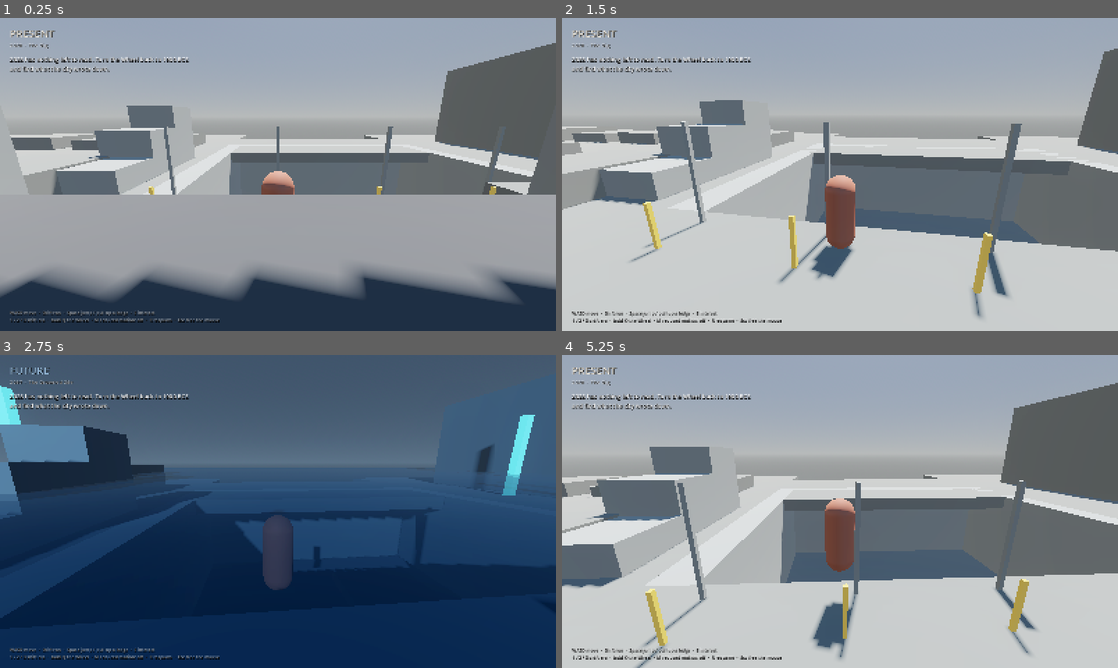
Above: before the commit, frames 1-4 (two rows, left to right).
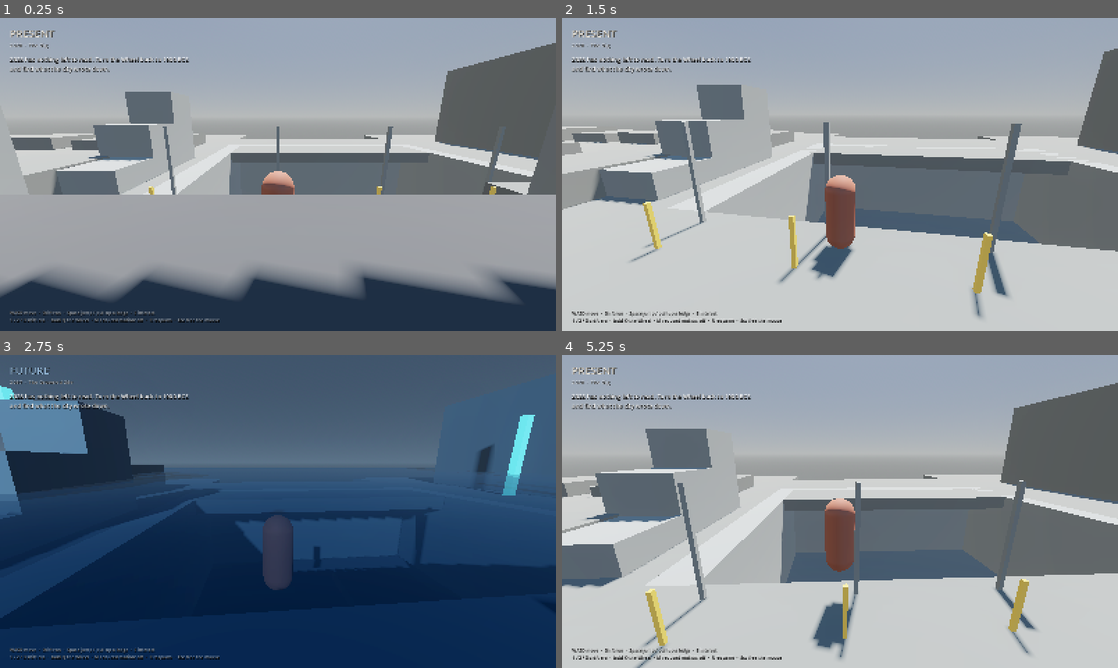
Above: after the commit, the same moments.

Repository: NatchsolutionsAdmin/Kaalchakra
Game: Godot game, scene res://scenes/Main.tscn
Same seed, same stepped clock (60 frames per second), same inputs: the game is played once before the commit and once after it.
Inputs (mouse positions are in pixels of both pictures, inside the frame that each line leads up to):
- Up to frame 1 (0.25 s): no input
- Up to frame 2 (1.5 s): move the mouse to (867, 174) at 0.52 s; hold E (interact) 0.53-1.28 s; hold W (move_forward) from 0.53 s (still down); tap Space (jump) at 0.77, 0.8, 1.07, 1.35 s; move the mouse to (812, 174) at 1.27 s
- Up to frame 3 (2.75 s): keep holding W (move_forward); tap Space (jump) at 1.52, 1.82, 2.3 s; tap E (interact) at 1.55 s; move the mouse to (289, 505) at 2.02 s; tap 3 (era_future) at 2.1 s
- Up to frame 4 (5.25 s): keep holding W (move_forward); move the mouse to (834, 517) at 2.77 s; tap 1 (era_past) at 2.85 s; tap Space (jump) at 3.02, 3.32, 3.77, 3.8, 4.07, 4.52, 4.82 s; tap E (interact) at 3.05, 4.35 s; move the mouse to (878, 514) at 3.52 s; tap 2 (era_present) at 3.6 s; tap R (respawn) at 4.15 s; move the mouse to (795, 508) at 4.27 s; move the mouse to (845, 511) at 5.02 s; hold Shift (sprint) from 5.03 s (still down)

The runs differ from the first frame. In frame 1, 0.6% of the frame differs, in the area x 16-32%, y 23-46%; in frame 2, 0.7%; in frame 3, 2.1%, in the area x 0-40%, y 14-50%; in frame 4, 1.3%.

Commit message:
Fix the ledge climb hijacking ordinary jumps and reading as a teleport
Two bugs Prabhjot hit straight away:

Jumping anywhere near a step would trigger the pull-up instead of a jump and
snap him somewhere he never aimed for. The pull-up fired on the jump key from
the ground, and its reach was 0.35-1.7 m — the reservoir steps are 1.4 m, so
it caught essentially every jump on the stairs.

And when it did fire it slid him diagonally through the corner in a single
tween, which is why it looked like teleporting rather than climbing.

Now:
  * Jump is always just a jump. It never becomes something else.
  * The pull-up is a mid-air recovery — she has to be airborne, no longer
    rising, and moving into the wall. Because the reach is measured from her
    feet mid-flight, it can only fire when she is genuinely short of the
    ledge, and stays out of the way when she would have cleared it anyway.
  * Reach starts at 0.85 m and ends at 2.4 m, above the ~1.5 m she can jump.
  * The motion is two phases, straight up the face then over the lip.
  * The landing spot is tested for clearance first, so she can never be pulled
    into geometry or onto a step further up the flight.

The ledge stack east of the basin now teaches both verbs: 1.1 m is a hop,
then 1.8 m and 2.0 m can only be taken by pulling up.

Three new regression tests cover all of it, including jumping on the
reservoir steps specifically.

Diff:
--- a/game/scenes/locations/NorthGate.tscn
+++ b/game/scenes/locations/NorthGate.tscn
@@ -151,16 +151,16 @@
 material = ExtResource("ext_5")
 
 [node name="LedgeB" type="CSGBox3D" parent="Past"]
-transform = Transform3D(1, 0, 0, 0, 1, 0, 0, 0, 1, 8.5, 1.3, -17)
-size = Vector3(3, 2.6, 3)
+transform = Transform3D(1, 0, 0, 0, 1, 0, 0, 0, 1, 8.5, 1.45, -17)
+size = Vector3(3, 2.9, 3)
 use_collision = true
 collision_layer = 2
 collision_mask = 0
 material = ExtResource("ext_5")
 
 [node name="LedgeC" type="CSGBox3D" parent="Past"]
-transform = Transform3D(1, 0, 0, 0, 1, 0, 0, 0, 1, 8.5, 2, -14)
-size = Vector3(3, 4, 3)
+transform = Transform3D(1, 0, 0, 0, 1, 0, 0, 0, 1, 8.5, 2.45, -14)
+size = Vector3(3, 4.9, 3)
 use_collision = true
 collision_layer = 2
 collision_mask = 0
@@ -552,16 +552,16 @@
 material = ExtResource("ext_9")
 
 [node name="LedgeB" type="CSGBox3D" parent="Present"]
-transform = Transform3D(1, 0, 0, 0, 1, 0, 0, 0, 1, 8.5, 1.3, -17)
-size = Vector3(3, 2.6, 3)
+transform = Transform3D(1, 0, 0, 0, 1, 0, 0, 0, 1, 8.5, 1.45, -17)
+size = Vector3(3, 2.9, 3)
 use_collision = true
 collision_layer = 4
 collision_mask = 0
 material = ExtResource("ext_9")
 
 [node name="LedgeC" type="CSGBox3D" parent="Present"]
-transform = Transform3D(1, 0, 0, 0, 1, 0, 0, 0, 1, 8.5, 2, -14)
-size = Vector3(3, 4, 3)
+transform = Transform3D(1, 0, 0, 0, 1, 0, 0, 0, 1, 8.5, 2.45, -14)
+size = Vector3(3, 4.9, 3)
 use_collision = true
 collision_layer = 4
 collision_mask = 0
@@ -964,16 +964,16 @@
 material = ExtResource("ext_13")
 
 [node name="LedgeB" type="CSGBox3D" parent="Future"]
-transform = Transform3D(1, 0, 0, 0, 1, 0, 0, 0, 1, 8.5, 1.3, -17)
-size = Vector3(3, 2.6, 3)
+transform = Transform3D(1, 0, 0, 0, 1, 0, 0, 0, 1, 8.5, 1.45, -17)
+size = Vector3(3, 2.9, 3)
 use_collision = true
 collision_layer = 8
 collision_mask = 0
 material = ExtResource("ext_13")
 
 [node name="LedgeC" type="CSGBox3D" parent="Future"]
-transform = Transform3D(1, 0, 0, 0, 1, 0, 0, 0, 1, 8.5, 2, -14)
-size = Vector3(3, 4, 3)
+transform = Transform3D(1, 0, 0, 0, 1, 0, 0, 0, 1, 8.5, 2.45, -14)
+size = Vector3(3, 4.9, 3)
 use_collision = true
 collision_layer = 8
 collision_mask = 0
--- a/game/scripts/dev/smoke_test.gd
+++ b/game/scripts/dev/smoke_test.gd
@@ -153,21 +153,84 @@
 		"y %.2f -> %.2f" % [standing, player.global_position.y])
 	await _settle(40)
 
-	print("\n-- the ledge climb --")
+	print("\n-- jumping next to a step stays a jump --")
+	# The bug: the pull-up used to fire on any ground jump near a 1.4 m step
+	# and slide her somewhere she never aimed for.
 	var model := player.get("model") as Node3D
+	var pivot := player.get("cam_pivot") as Node3D
+	pivot.rotation.y = PI
 	player.global_position = Vector3(8.5, 0.1, -22.0)
 	player.velocity = Vector3.ZERO
 	player.set("_facing", PI)
 	model.rotation.y = PI
 	await _settle(25)
-	var foot := player.global_position.y
+	var start_at := player.global_position
 	Input.action_press("jump")
 	await _settle(2)
 	Input.action_release("jump")
-	await _settle(45)
-	_ok("she pulls herself onto the 1.1 m ledge",
-		player.global_position.y > foot + 0.8,
-		"y %.2f -> %.2f" % [foot, player.global_position.y])
+	await _settle(60)
+	var drift := Vector2(player.global_position.x - start_at.x, player.global_position.z - start_at.z).length()
+	_ok("a standing jump beside a ledge lands her back where she started",
+		drift < 0.4 and absf(player.global_position.y - start_at.y) < 0.4,
+		"drifted %.2f m, y %.2f -> %.2f" % [drift, start_at.y, player.global_position.y])
+
+	print("\n-- the ledge climb --")
+	# 1.1 m: a plain jump should carry her up, no pull-up needed.
+	player.global_position = Vector3(8.5, 0.1, -23.0)
+	player.velocity = Vector3.ZERO
+	await _settle(20)
+	Input.action_press("move_forward")
+	await _settle(10)
+	Input.action_press("jump")
+	await _settle(3)
+	Input.action_release("jump")
+	await _settle(55)
+	Input.action_release("move_forward")
+	await _settle(20)
+	_ok("she jumps the 1.1 m step unaided", player.global_position.y > 0.9,
+		"y = %.2f" % player.global_position.y)
+
+	# 1.8 m: above her jump, so this can only happen by pulling up.
+	player.global_position = Vector3(8.5, 1.15, -19.6)
+	player.velocity = Vector3.ZERO
+	player.set("_facing", PI)
+	model.rotation.y = PI
+	await _settle(25)
+	var below := player.global_position.y
+	Input.action_press("move_forward")
+	await _settle(8)
+	Input.action_press("jump")
+	await _settle(3)
+	Input.action_release("jump")
+	await _settle(70)
+	Input.action_release("move_forward")
+	await _settle(20)
+	_ok("she pulls up onto the 1.8 m ledge she cannot jump",
+		player.global_position.y > below + 1.5,
+		"y %.2f -> %.2f" % [below, player.global_position.y])
+
+	print("\n-- the reservoir steps (the reported bug) --")
+	# Steps are 1.4 m. Jumping up a flight must climb exactly one, never fling
+	# her up the whole run.
+	pivot.rotation.y = 0.0
+	player.set("_facing", 0.0)
+	model.rotation.y = 0.0
+	player.global_position = Vector3(0, -2.7, -19.9)
+	player.velocity = Vector3.ZERO
+	await _settle(30)
+	var step_y := player.global_position.y
+	Input.action_press("move_forward")
+	await _settle(8)
+	Input.action_press("jump")
+	await _settle(3)
+	Input.action_release("jump")
+	await _settle(70)
+	Input.action_release("move_forward")
+	await _settle(25)
+	var climbed := player.global_position.y - step_y
+	_ok("jumping up the steps climbs one step, not the flight",
+		climbed > 0.5 and climbed < 2.2,
+		"climbed %.2f m (y %.2f -> %.2f)" % [climbed, step_y, player.global_position.y])
 
 	print("\n-- era lighting --")
 	# This section leaves the world in FUTURE; the sections after it rely on that.
--- a/game/scripts/player/evara.gd
+++ b/game/scripts/player/evara.gd
@@ -17,10 +17,15 @@
 @export var jump_velocity := 8.5
 
 @export_group("Ledge climb")
-## Tallest ledge Evara can pull herself onto.
-@export var mantle_max_height := 1.7
-@export var mantle_min_height := 0.35
-@export var mantle_time := 0.3
+## Her jump clears about 1.5 m unaided, so the pull-up deliberately starts
+## ABOVE that. Otherwise it hijacks every ordinary jump taken next to a step —
+## and the reservoir steps are 1.4 m.
+@export var mantle_max_height := 2.4
+@export var mantle_min_height := 0.85
+## Two phases: straight up the face, then over the lip. Moving diagonally
+## through the corner in one go is what made it read as a teleport.
+@export var mantle_rise_time := 0.22
+@export var mantle_over_time := 0.15
 
 @export_group("Safety net")
 ## Below this height she is considered fallen out of the world.
@@ -35,6 +40,7 @@
 var _spawn: Transform3D
 var _gravity: float = ProjectSettings.get_setting("physics/3d/default_gravity", 24.0)
 var _mantling := false
+var _mantle_cooldown := 0.0
 var _facing := 0.0
 
 
@@ -77,10 +83,18 @@
 	elif velocity.y < 0.0:
 		velocity.y = 0.0
 
-	if Input.is_action_just_pressed("jump"):
-		if not _try_mantle():
-			if is_on_floor():
-				velocity.y = jump_velocity
+	# Jump is always just a jump. It never turns into something else.
+	if Input.is_action_just_pressed("jump") and is_on_floor():
+		velocity.y = jump_velocity
+
+	# The pull-up is a mid-air recovery, not a ground action: you jump at a
+	# ledge and, if you come up short, you catch it. Requiring her to be
+	# airborne, no longer rising, and moving into the wall is what keeps it
+	# from stealing jumps she never meant to turn into a climb.
+	if _mantle_cooldown > 0.0:
+		_mantle_cooldown -= delta
+	elif not is_on_floor() and velocity.y <= 1.0 and dir.length_squared() > 0.1:
+		_try_mantle(dir)
 
 	if dir.length_squared() > 0.001:
 		# -Z is "forward" in Godot, hence the negation.
@@ -114,25 +128,38 @@
 
 # --- Ledge climb ---------------------------------------------------------
 
-func _try_mantle() -> bool:
+func _try_mantle(dir: Vector3) -> bool:
 	if not wall_cast.is_colliding() or not ledge_cast.is_colliding():
 		return false
+
+	var forward := -model.global_transform.basis.z
+	# Only climb onto something she is actually heading into.
+	if dir.dot(forward) < 0.5:
+		return false
+
 	var top := ledge_cast.get_collision_point()
 	var rise := top.y - global_position.y
 	if rise < mantle_min_height or rise > mantle_max_height:
 		return false
 
+	var landing := Vector3(top.x, top.y + 0.05, top.z) + forward * 0.5
+	var apex := Vector3(global_position.x, landing.y, global_position.z)
+	# Never pull her into solid geometry. Without this she can be yanked onto a
+	# step further up the flight, or into a wall, which is where "it takes me
+	# somewhere else" came from.
+	if not _space_free(apex) or not _space_free(landing):
+		return false
+
 	_mantling = true
 	velocity = Vector3.ZERO
-	var forward := -model.global_transform.basis.z
-	var landing := Vector3(top.x, top.y + 0.03, top.z) + forward * 0.45
-
-	# No `await` here on purpose: this function has to return a plain bool in the
-	# same frame, so the caller knows not to also fire a normal jump.
+
 	var tween := create_tween()
-	tween.set_ease(Tween.EASE_OUT).set_trans(Tween.TRANS_CUBIC)
-	tween.tween_property(self, "global_position", landing, mantle_time)
-	tween.finished.connect(func() -> void: _mantling = false)
+	tween.set_trans(Tween.TRANS_SINE)
+	tween.tween_property(self, "global_position", apex, mantle_rise_time).set_ease(Tween.EASE_OUT)
+	tween.tween_property(self, "global_position", landing, mantle_over_time).set_ease(Tween.EASE_IN_OUT)
+	tween.finished.connect(func() -> void:
+		_mantling = false
+		_mantle_cooldown = 0.25)
 	return true
 
 
@@ -153,21 +180,24 @@
 		arm.collision_mask = collision_mask
 
 
-## After a shift, the era that just arrived may have a wall where Evara is
-## standing. Lift her straight up until she is clear.
-func _unstick() -> void:
+## Is there room for her capsule standing with her feet at `foot_pos`?
+func _space_free(foot_pos: Vector3) -> bool:
 	var capsule := shape.shape as CapsuleShape3D
 	if capsule == null:
-		return
+		return true
 	var params := PhysicsShapeQueryParameters3D.new()
 	params.shape = capsule
 	params.collision_mask = collision_mask
 	params.exclude = [get_rid()]
-	var space := get_world_3d().direct_space_state
-
+	params.transform = Transform3D(Basis(), foot_pos + Vector3.UP * (capsule.height * 0.5))
+	return get_world_3d().direct_space_state.intersect_shape(params, 1).is_empty()
+
+
+## After a shift, the era that just arrived may have a wall where Evara is
+## standing. Lift her straight up until she is clear.
+func _unstick() -> void:
 	for _i in 30:
-		params.transform = Transform3D(Basis(), global_position + Vector3.UP * (capsule.height * 0.5))
-		if space.intersect_shape(params, 1).is_empty():
+		if _space_free(global_position):
 			return
 		global_position.y += 0.3
 	# Still buried after 9 metres of lifting — bail out to the spawn point.
@@ -178,3 +208,4 @@
 	global_transform = _spawn
 	velocity = Vector3.ZERO
 	_mantling = false
+	_mantle_cooldown = 0.0
